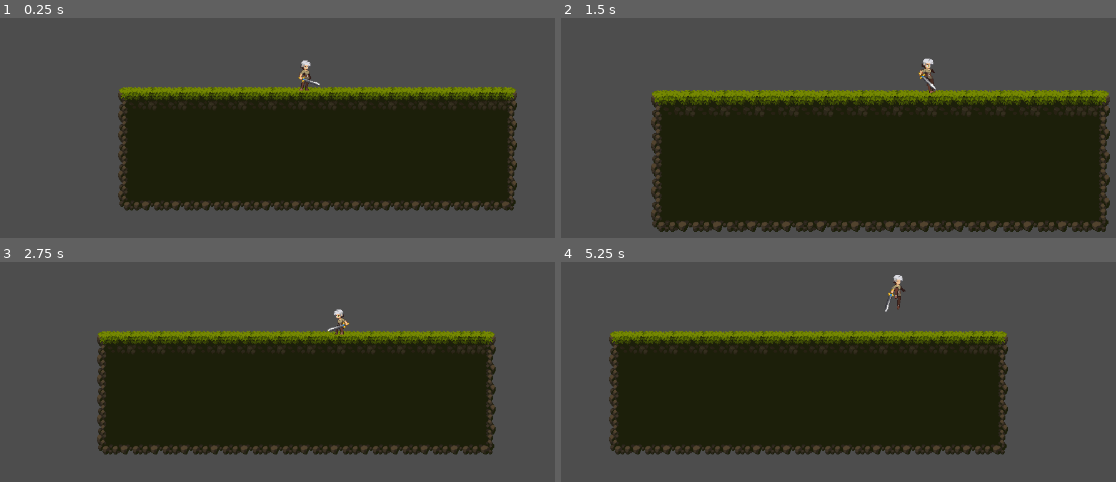
Above: before the commit, frames 1-4 (two rows, left to right).
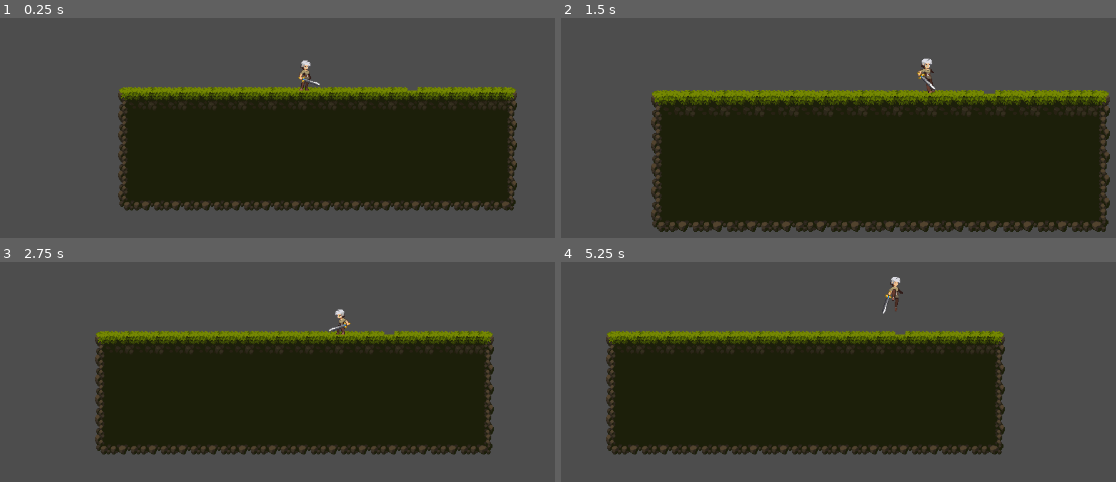
Above: after the commit, the same moments.

Repository: etscheelk/GameTests
Game: Godot game, scene res://Levels/test_level.tscn
Two runs of this game, one before a commit and one after it. Both use one fixed random seed, a clock stepped at 60 frames per second and the inputs below.
Inputs (mouse positions are in pixels of both pictures, inside the frame that each line leads up to):
- Up to frame 1 (0.25 s): no input
- Up to frame 2 (1.5 s): move the mouse to (1043, 44) at 0.52 s; hold D (right) from 0.53 s (still down); tap Space (jump) at 0.6, 0.77, 1.07 s; move the mouse to (705, 90) at 1.27 s; tap Mouse wheel up (zoomin) at 1.35 s
- Up to frame 3 (2.75 s): tap Space (jump) at 1.52, 1.55, 1.82, 2.3 s; move the mouse to (outside the picture) at 2.02 s; release D (right) at 2.03 s; hold A (left) from 2.03 s (still down); tap Mouse wheel down (zoomout) at 2.1 s
- Up to frame 4 (5.25 s): move the mouse to (827, 402) at 2.77 s; release A (left) at 2.78 s; hold D (right) 2.78-4.28 s; tap Space (jump) at 2.85, 3.02, 3.32, 3.77, 3.8, 4.07, 4.52, 4.55, 4.82, 5.1 s; move the mouse to (1104, 378) at 3.52 s; tap Mouse wheel up (zoomin) at 3.6 s; move the mouse to (outside the picture) at 4.27 s; hold A (left) 4.28-5.03 s; tap Mouse wheel down (zoomout) at 4.35 s; move the mouse to (905, 312) at 5.02 s; hold D (right) from 5.03 s (still down)

The runs differ from the first frame. In frame 1, less than 0.1% of the frame differs, in the area x 73-76%, y 31-34%; in frame 2, 0.2%; in frame 3, 3.0%; in frame 4, 4.0%, in the area x 8-81%, y 5-88%.

Commit message:
added player move accel

Diff:
--- a/Characters/player.gd
+++ b/Characters/player.gd
@@ -1,7 +1,7 @@
 extends CharacterBody2D
 
 @export var stopSpeed : float = 20
-@export var groundFriction : float = 6
+@export var groundFriction : float = 10
 
 @export var walkSpeed : float = 100.0
 @export var fastWalkSpeed : float = 150.0
@@ -53,13 +53,13 @@
 	# Get the input direction and handle the movement/deceleration.
 	# As good practice, you should replace UI actions with custom gameplay actions.
 	direction = Input.get_vector("left", "right", "up", "down");
-	if direction.x != 0 && animated_sprite.animation != "jump_end":
-		velocity.x = direction.x * walkSpeed
-	else:
-		# velocity.x = move_toward(velocity.x, 0, walkSpeed)
-		pass
-
+#	if (animated_sprite.animation != "jump_end"):
+#		# velocity.x = direction.x * walkSpeed
 	friction()
+	accel(Vector2(direction.x, 0), walkSpeed, 12)
+#	else:
+#		# velocity.x = move_toward(velocity.x, 0, walkSpeed)
+#		pass
 
 	move_and_slide()
 	update_animation()
@@ -74,27 +74,59 @@
 
 
 
-func move_accel():
-	pass
+func accel(wishdir : Vector2, wishSpeed : float, accel : float):
+	var addspeed : float
+	var accelspeed : float
+	var currentSpeed : float
+
+	currentSpeed = velocity.dot(wishdir)
+	addspeed = wishSpeed - currentSpeed
+	if (addspeed <= 0):
+		return
+
+	accelspeed = accel * deltaFrameTime * wishSpeed
+	if (accelspeed > addspeed):
+		accelspeed = addspeed
+
+	velocity += wishdir * accelspeed
 
 func friction():
-	var speed : float = velocity.length()
+	var currVelocity : Vector2
+	var speed : float
+	var newSpeed : float
+	var control : float
 
-	if (speed < stopSpeed):
+	var drop : float
+
+	currVelocity = velocity
+
+
+	# If I'm on the ground, or on a ramp, ignore vertical velocity
+	if is_on_floor():
+		currVelocity.y = 0
+
+	speed = currVelocity.length()
+
+	if (speed < 2):
 		velocity.x = 0
 		return
 
+	drop = 0
+
 	if is_on_floor():
-		var drop : float = 0
-		var control : float = stopSpeed if speed < stopSpeed else speed
+		control = stopSpeed if speed < stopSpeed else speed
 		drop += control * groundFriction * deltaFrameTime
 
-		var newSpeed : float = speed - drop
-		if (newSpeed < 0):
-			newSpeed = 0
+	else:
+		pass
 
-		newSpeed /= speed
-		velocity *= newSpeed
+	# Scale the velocity
+	newSpeed = speed - drop
+	if (newSpeed < 0):
+		newSpeed = 0
+
+	newSpeed /= speed
+	velocity *= newSpeed
 	print(velocity)
 
 func update_animation():
--- a/Levels/test_level.tscn
+++ b/Levels/test_level.tscn
@@ -80,6 +80,7 @@
 5:1/0 = 0
 5:1/0/physics_layer_0/linear_velocity = Vector2(0, 0)
 5:1/0/physics_layer_0/angular_velocity = 0.0
+5:1/0/physics_layer_0/polygon_0/points = PackedVector2Array(0, -0.5, 8, -8, 8, 8, -8, 8)
 6:1/0 = 0
 6:1/0/physics_layer_0/linear_velocity = Vector2(0, 0)
 6:1/0/physics_layer_0/angular_velocity = 0.0
@@ -1430,10 +1431,11 @@
 tile_set = SubResource("TileSet_lrau2")
 format = 2
 layer_0/name = "Ground"
-layer_0/tile_data = PackedInt32Array(524273, 0, 0, 589809, 0 …(6471 unchanged characters)… , 1114125, 65536, 3, 1179661, 65536, 3, 458766, 131072, 0, 524302, 131072, 1, 589838, 131072, 2, 65 …(3231 unchanged characters)…
+layer_0/tile_data = PackedInt32Array(524273, 0, 0, 589809, 0 …(6471 unchanged characters)… , 1114125, 65536, 3, 1179661, 65536, 3, 524302, 131072, 1, 589838, 131072, 2, 65 …(3231 unchanged characters)…
 
 [node name="Player" parent="." instance=ExtResource("2_b8k81")]
 position = Vector2(78, 35)
+stopSpeed = 30.0
 
 [node name="RemoteTransform2D" type="RemoteTransform2D" parent="Player"]
 remote_path = NodePath("../../Camera2D")
